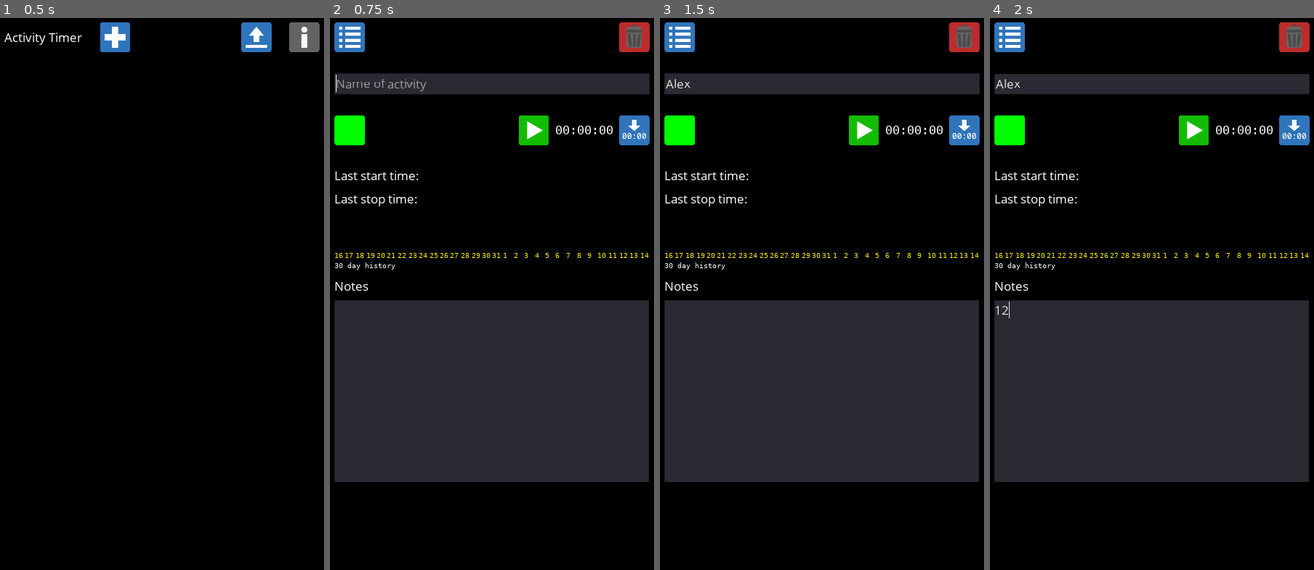
Above: before the commit, frames 1-4 (left to right).
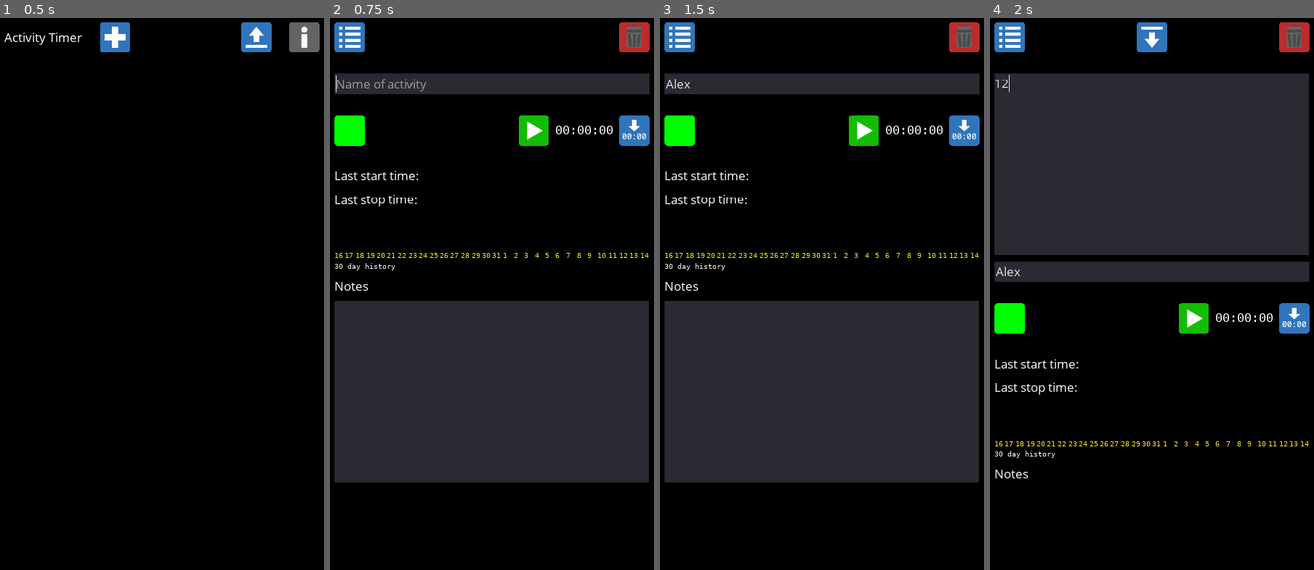
Above: after the commit, the same moments.

Repository: andrew-wilkes/godot-activity-timer
Game: Godot game, scene res://Main.tscn
Same seed, same stepped clock (60 frames per second), same inputs: the game is played once before the commit and once after it.
Inputs (mouse positions are in pixels of both pictures, inside the frame that each line leads up to):
- Up to frame 1 (0.5 s): no input
- Up to frame 2 (0.75 s): click (446, 34) at 0.5 s
- Up to frame 3 (1.5 s): click (822, 84) at 1.27 s; type "Alex" at 1.35 s
- Up to frame 4 (2 s): click (1152, 393) at 1.5 s; type "12" at 1.58 s

Frame 1 is identical in both runs. In frame 2, 0.6% of the frame differs, in the area x 1-99%, y 10-85%; in frame 3, 0.5%; in frame 4, 65%, in the area x 1-99%, y 0-85%.

Commit message:
Move notes on focus

Diff:
--- a/src/ActivityView.gd
+++ b/src/ActivityView.gd
@@ -8,6 +8,7 @@
 
 func _ready():
 	$RefreshTimer.wait_time = 3
+	$Header/OK.hide()
 	if get_parent().name == "root":
 		# Test
 		setup(-1, Activity.new())
@@ -137,3 +138,13 @@
 
 func _on_Upload_pressed():
 	pass # Replace with function body.
+
+
+func _on_Notes_focus_entered():
+	move_child($Notes, 2)
+	$Header/OK.show()
+
+
+func _on_Notes_focus_exited():
+	move_child($Notes, get_child_count() - 1)
+	$Header/OK.hide()
--- a/src/ActivityView.tscn
+++ b/src/ActivityView.tscn
@@ -25,6 +25,9 @@
 [ext_resource path="res://ConfirmPopup.tscn" type="PackedScene" id=23]
 [ext_resource path="res://assets/Bitstream Vera Sans Mono Roman.ttf" type="DynamicFontData" id=24]
 [ext_resource path="res://Days.gd" type="Script" id=25]
+[ext_resource path="res://assets/upload-2.png" type="Texture" id=26]
+[ext_resource path="res://assets/upload-1.png" type="Texture" id=27]
+[ext_resource path="res://assets/upload-3.png" type="Texture" id=28]
 
 [sub_resource type="DynamicFont" id=1]
 size = 26
@@ -41,24 +44,39 @@
 "_edit_use_anchors_": false
 }
 
-[node name="Footer" type="HBoxContainer" parent="."]
-margin_right = 1080.0
-margin_bottom = 100.0
-
-[node name="List" type="TextureButton" parent="Footer"]
+[node name="Header" type="HBoxContainer" parent="."]
+margin_right = 1080.0
+margin_bottom = 100.0
+
+[node name="List" type="TextureButton" parent="Header"]
 margin_right = 100.0
 margin_bottom = 100.0
 texture_normal = ExtResource( 16 )
 texture_pressed = ExtResource( 14 )
 texture_hover = ExtResource( 15 )
 
-[node name="Sp1" type="Control" parent="Footer"]
+[node name="Sp1" type="Control" parent="Header"]
 margin_left = 104.0
+margin_right = 486.0
+margin_bottom = 100.0
+size_flags_horizontal = 3
+
+[node name="OK" type="TextureButton" parent="Header"]
+margin_left = 490.0
+margin_right = 590.0
+margin_bottom = 100.0
+texture_normal = ExtResource( 26 )
+texture_pressed = ExtResource( 27 )
+texture_hover = ExtResource( 28 )
+flip_v = true
+
+[node name="Sp2" type="Control" parent="Header"]
+margin_left = 594.0
 margin_right = 976.0
 margin_bottom = 100.0
 size_flags_horizontal = 3
 
-[node name="Delete" type="TextureButton" parent="Footer"]
+[node name="Delete" type="TextureButton" parent="Header"]
 margin_left = 980.0
 margin_right = 1080.0
 margin_bottom = 100.0
@@ -82,6 +100,7 @@
 [node name="Title" type="LineEdit" parent="Menu"]
 margin_right = 1080.0
 margin_bottom = 68.0
+rect_min_size = Vector2( 0, 68 )
 size_flags_horizontal = 3
 placeholder_text = "Name of activity"
 caret_blink = true
@@ -265,13 +284,15 @@
 [node name="RefreshTimer" type="Timer" parent="."]
 one_shot = true
 
-[connection signal="pressed" from="Footer/List" to="." method="_on_List_pressed"]
-[connection signal="pressed" from="Footer/Delete" to="." method="_on_Delete_pressed"]
+[connection signal="pressed" from="Header/List" to="." method="_on_List_pressed"]
+[connection signal="pressed" from="Header/Delete" to="." method="_on_Delete_pressed"]
 [connection signal="text_changed" from="Menu/Title" to="." method="_on_Title_text_changed"]
 [connection signal="pressed" from="Time/ColorPicker" to="." method="_on_ColorPicker_pressed"]
 [connection signal="pressed" from="Time/Start" to="." method="_on_Start_pressed"]
 [connection signal="pressed" from="Time/Stop" to="." method="_on_Stop_pressed"]
 [connection signal="pressed" from="Time/Reset" to="." method="_on_Reset_pressed"]
+[connection signal="focus_entered" from="Notes" to="." method="_on_Notes_focus_entered"]
+[connection signal="focus_exited" from="Notes" to="." method="_on_Notes_focus_exited"]
 [connection signal="text_changed" from="Notes" to="." method="_on_Notes_text_changed"]
 [connection signal="color_changed" from="c/ColorGridPanel" to="." method="_on_ColorGridPanel_color_changed"]
 [connection signal="confirmed" from="c/Confirm" to="." method="_on_Confirm_confirmed"]
Not shown: 1 places in src/ActivityView.tscn that only renumber resources
